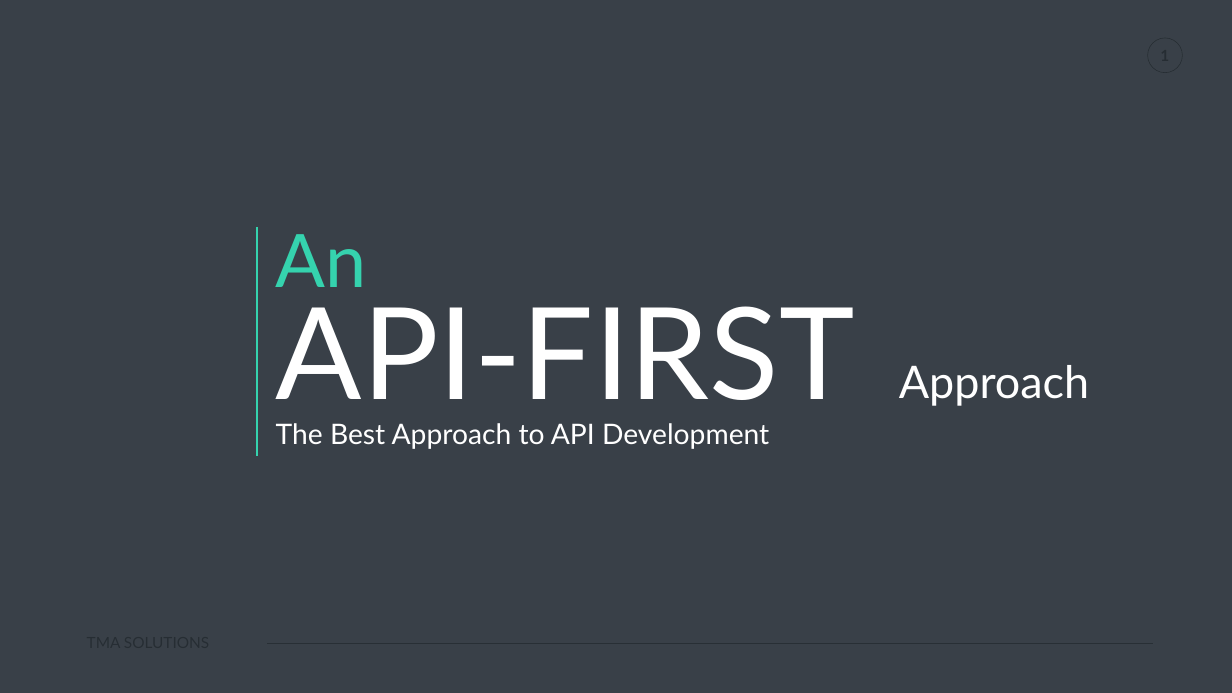
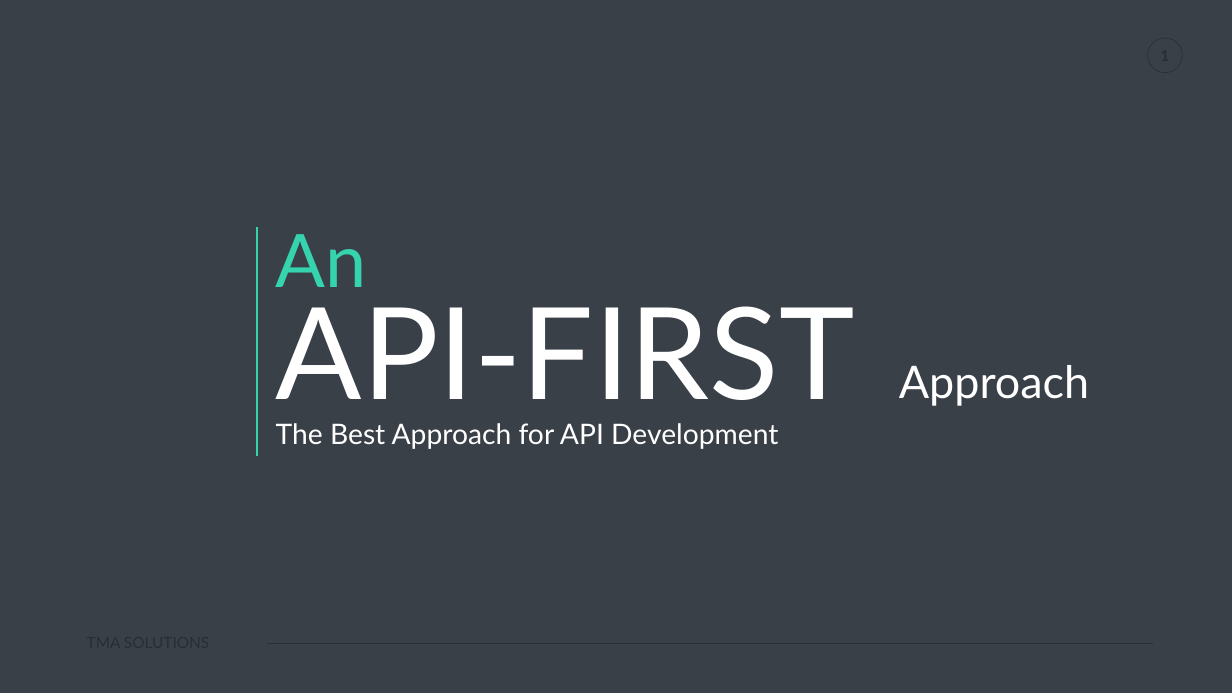
Before and after one commit to caioroscelly/API-First-Design, a slide deck: slide 1 of An API-First Development Approach.pptx. Drawn at 1232x693 pixels with LibreOffice and Linux fonts; fonts in the diff are those of the drawing. Boxes give left, top, right and bottom in pixels: in the first picture for what was removed or moved away, otherwise in the second. Text is boxed around its words. In the diff, an @@ line names an element or a change of style, - is before the commit and + after.

Commit message:
Updating

```diff
--- a/An API-First Development Approach.pptx
+++ b/An API-First Development Approach.pptx
@@ text at (276,423,778,449): text changed @@
-The Best Approach to API Development
+The Best Approach for API Development
```
Also in this commit, not shown: 9 other slides changed, 8 slides added, 2 slides removed.
